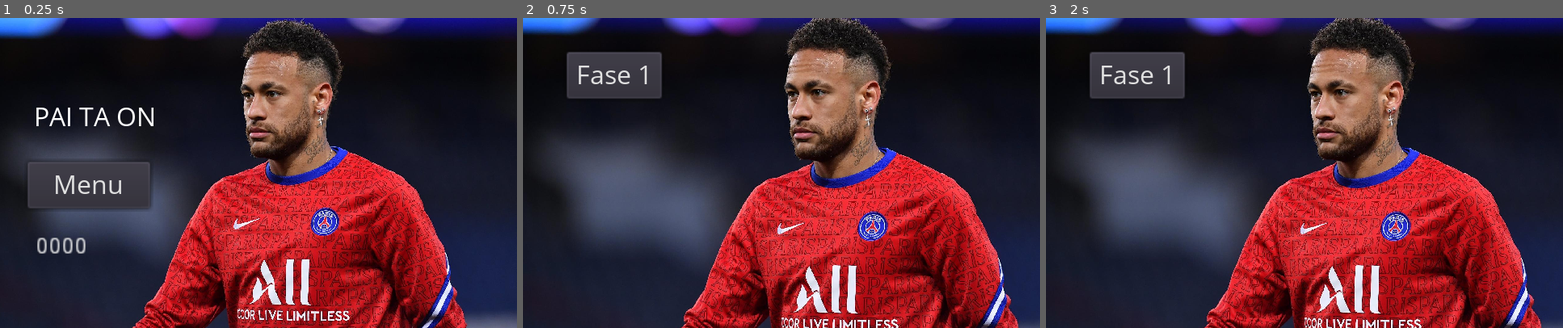
Above: before the commit, frames 1-3 (left to right).
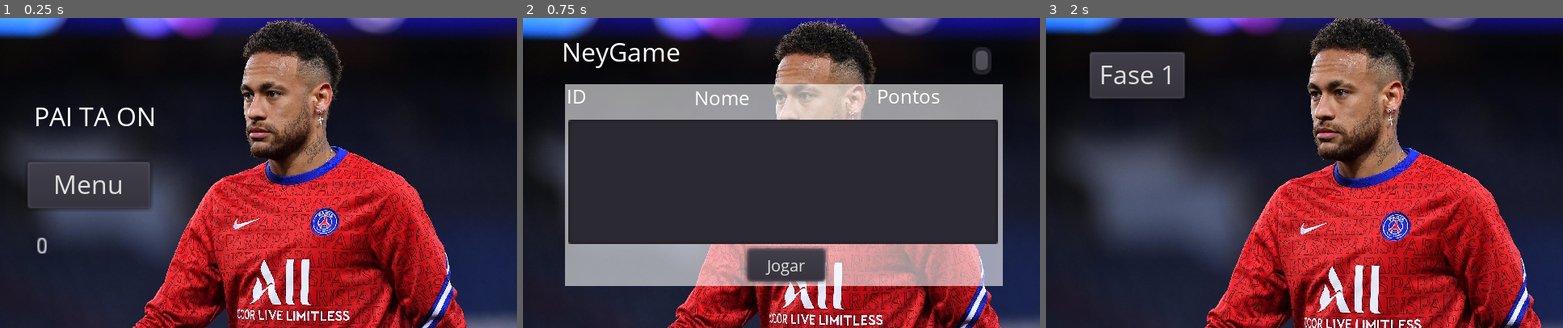
Above: after the commit, the same moments.

Repository: Andraad3/NeyGame
Game: Godot game, scene res://Cenas/ganhou.tscn
Two runs of this game, one before a commit and one after it. Both use one fixed random seed, a clock stepped at 60 frames per second and the inputs below. This scene is started directly instead of the project's main scene.
Inputs (mouse positions are in pixels of both pictures, inside the frame that each line leads up to):
- Up to frame 1 (0.25 s): no input
- Up to frame 2 (0.75 s): click "Menu" at 0.5 s
- Up to frame 3 (2 s): click (1309, 266) at 1.25 s, where only the run after the commit has a clickable "Jogar"

The runs differ from the first frame. In frame 1, 0.2% of the frame differs, in the area x 9-17%, y 70-77%; in frame 2, 62%, in the area x 0-100%, y 0-100%; in frame 3, nothing differs.
Error after the commit: Invalid call. Nonexistent function 'size' in base 'Nil'. (res://Scripts/ranking.gd:18)

Commit message:
Assets
- Sistema de pontuações criado
- Tela de morte criado

Diff:
--- a/Cenas/ganhou.tscn
+++ b/Cenas/ganhou.tscn
@@ -51,4 +51,8 @@
 __meta__ = {
 "_edit_use_anchors_": false
 }
+
+[node name="HTTPRequest" type="HTTPRequest" parent="."]
+
 [connection signal="pressed" from="Button" to="." method="_on_Button_pressed"]
+[connection signal="request_completed" from="HTTPRequest" to="." method="_on_HTTPRequest_request_completed"]
--- /dev/null
+++ b/Cenas/perdeu.tscn
@@ -0,0 +1,43 @@
+[gd_scene load_steps=6 format=2]
+
+[ext_resource path="res://Materiais/BackGround/neymar-menu.jpg" type="Texture" id=1]
+[ext_resource path="res://Materiais/Fonte/OpenSans-Regular.ttf" type="DynamicFontData" id=2]
+[ext_resource path="res://Scripts/perdeu.gd" type="Script" id=3]
+
+[sub_resource type="DynamicFont" id=1]
+font_data = ExtResource( 2 )
+
+[sub_resource type="DynamicFont" id=2]
+font_data = ExtResource( 2 )
+
+[node name="perdeu" type="Node2D"]
+script = ExtResource( 3 )
+
+[node name="Sprite" type="Sprite" parent="."]
+position = Vector2( 173.885, 98.0389 )
+scale = Vector2( 0.192865, 0.192865 )
+texture = ExtResource( 1 )
+
+[node name="RichTextLabel" type="RichTextLabel" parent="."]
+margin_left = 21.0
+margin_top = 31.0
+margin_right = 115.0
+margin_bottom = 52.0
+custom_fonts/normal_font = SubResource( 1 )
+text = "PAI TA OFF"
+__meta__ = {
+"_edit_use_anchors_": false
+}
+
+[node name="Button" type="Button" parent="."]
+margin_left = 30.3746
+margin_top = 75.0
+margin_right = 87.3746
+margin_bottom = 101.0
+custom_fonts/font = SubResource( 2 )
+text = "Menu"
+__meta__ = {
+"_edit_use_anchors_": false
+}
+
+[connection signal="pressed" from="Button" to="." method="_on_Button_pressed"]
--- a/Scripts/Neymar.gd
+++ b/Scripts/Neymar.gd
@@ -48,5 +48,5 @@
 	if vida < 1:
 		Global.vida -= 1
 		queue_free()
-		get_tree().reload_current_scene()
+		get_tree().change_scene("res://Cenas/perdeu.tscn")
 	print(vida)
--- a/Scripts/ganhou.gd
+++ b/Scripts/ganhou.gd
@@ -1,4 +1,26 @@
 extends Node2D
 
+
+func _ready():
+	var nova_pontuacao = (Global.trofeus*10)+(Global.juiz*50)+(Global.chefes*100)
+	$pontos.text = str(nova_pontuacao)
+
+	if(int(Global.melhor_pontuacao) < nova_pontuacao):
+		atualizar_pontos(nova_pontuacao)
+
 func _on_Button_pressed():
-	get_tree().change_scene("res://Cenas/Fases.tscn")
+	get_tree().change_scene("res://Cenas/ranking.tscn")
+
+func atualizar_pontos(nova_pontuacao):
+	var url_requisicao = "http://localhost/neygame/atualizar_pontos.php?"
+	var dados_envio = "id=" + Global.id + "&nova_pontuacao="+ str(nova_pontuacao)
+	var cabecalho   = ["Content-Type: application/x-www-form-urlencoded"]
+	$HTTPRequest.request(url_requisicao, cabecalho, false,HTTPClient.METHOD_POST, dados_envio)
+
+
+func _on_HTTPRequest_request_completed(result, response_code, headers, body):
+	var json = JSON.parse(body.get_string_from_utf8())
+	if (json.result["msg"]=="ok"):
+		print("sucesso")
+	else:
+		print("falha")
--- /dev/null
+++ b/Scripts/perdeu.gd
@@ -0,0 +1,4 @@
+extends Node2D
+
+func _on_Button_pressed():
+	get_tree().change_scene("res://Cenas/Fases.tscn")
